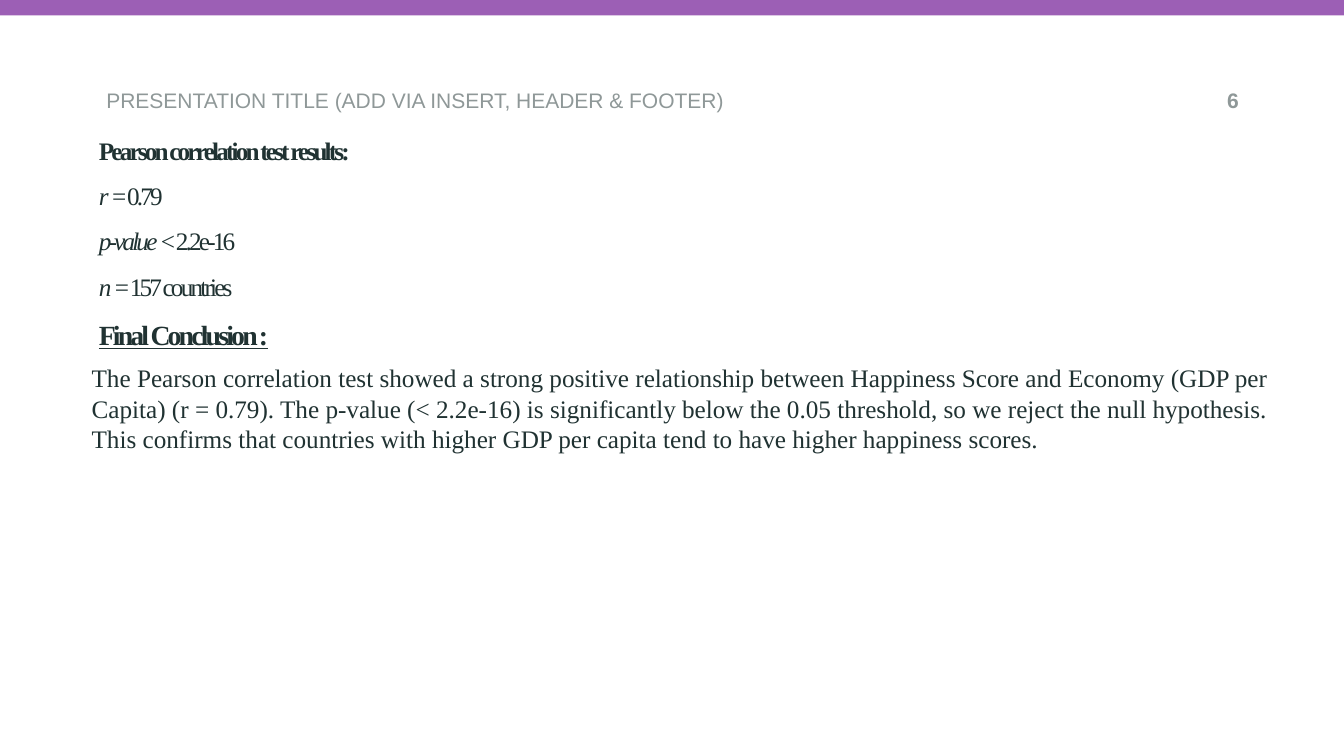
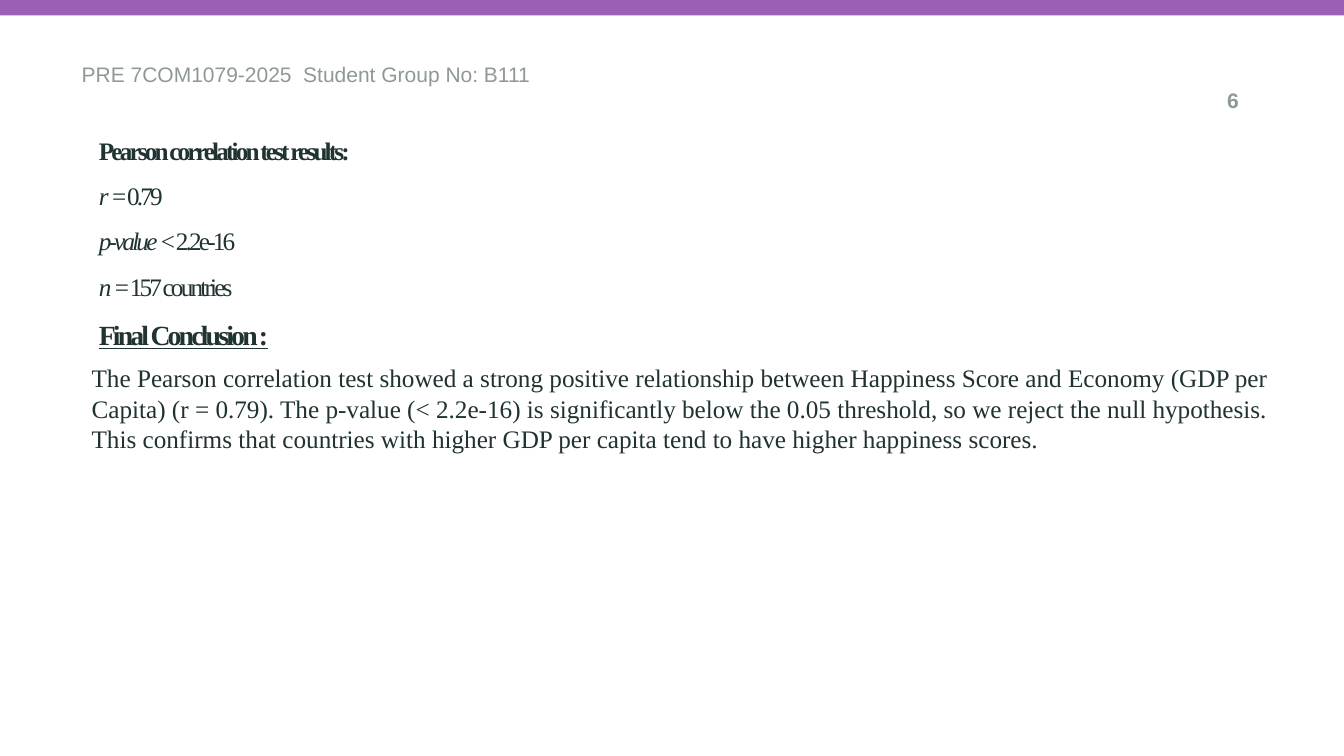
Before and after one commit to Soundarya-Halanuru-Rajan/B111-TeamReseearch, a slide deck: slide 6 of presentation.pptx. Drawn at 1344x756 pixels with LibreOffice and Linux fonts; fonts in the diff are those of the drawing; background and template pictures are left out. Boxes give left, top, right and bottom in pixels: in the first picture for what was removed or moved away, otherwise in the second. Text is boxed around its words. In the diff, an @@ line names an element or a change of style, - is before the commit and + after.

Commit message:
Reviewd and updated PPT Document, Added My Student ID, Removed few elements given in Template(Meant for guidance), did some size formatting and deleted repetative information

```diff
--- a/presentation.pptx
+++ b/presentation.pptx
@@ text added at box(82, 67, 530, 87), 15 pt, text #8F9898 @@
+PRE 7COM1079-2025 Student Group No: B111
@@ text removed at box(106, 93, 723, 112) @@
-PRESENTATION TITLE (ADD VIA INSERT, HEADER & FOOTER)
```
Also in this commit, not shown: 6 other slides changed.
